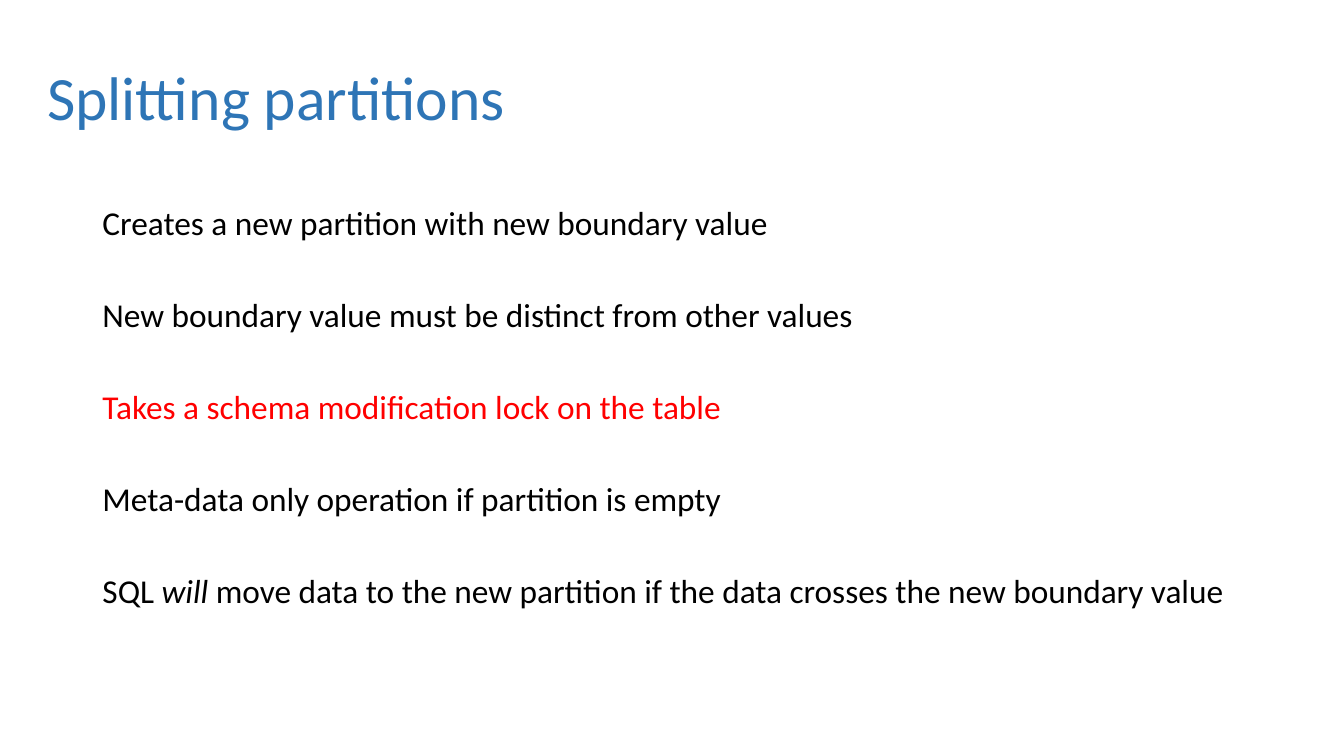
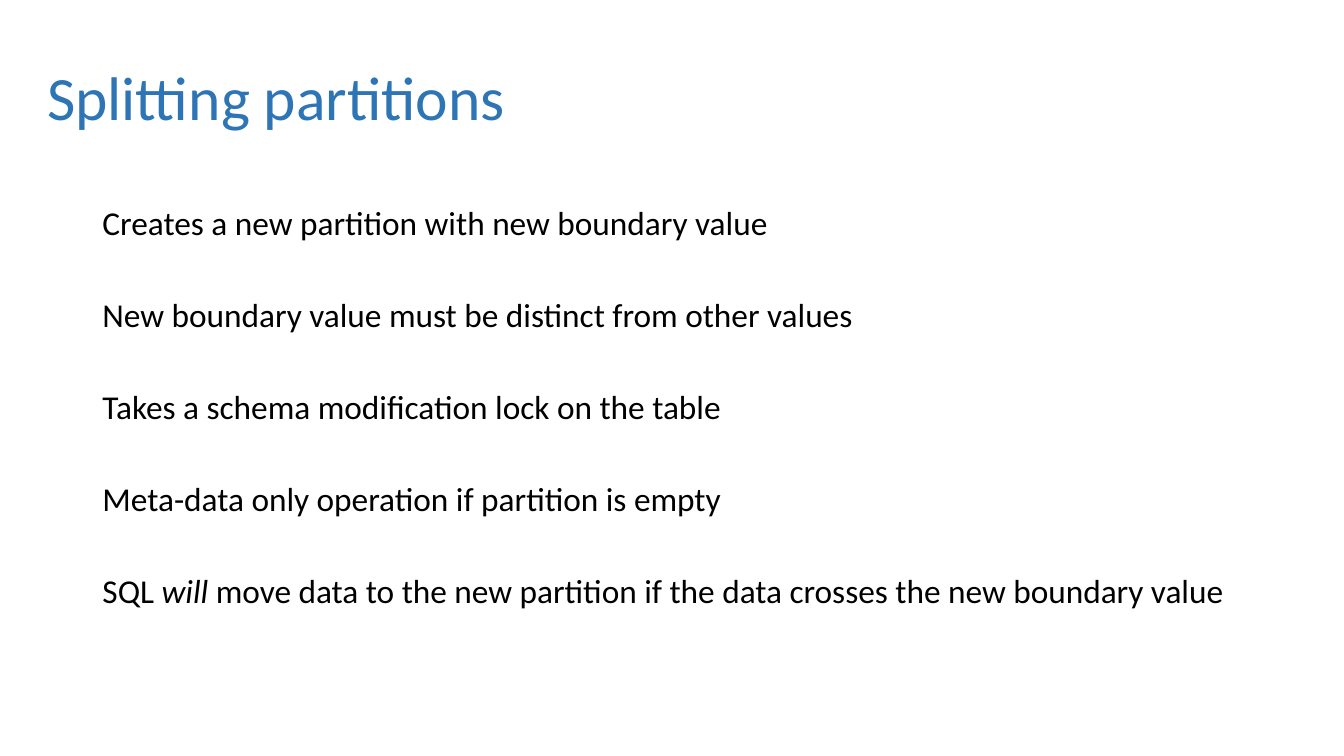
Before and after one commit to dbafromthecold/IntroToPartitioning, a slide deck: slide 23 of Intro to Partitioning.pptx (slide 21 before the commit). Drawn at 1344x756 pixels with LibreOffice and Linux fonts; fonts in the diff are those of the drawing; background and template pictures are left out. Boxes give left, top, right and bottom in pixels: in the first picture for what was removed or moved away, otherwise in the second. Text is boxed around its words. In the diff, an @@ line names an element or a change of style, - is before the commit and + after.

```diff
--- a/Intro to Partitioning.pptx
+++ b/Intro to Partitioning.pptx
@@ text at bbox=[102, 396, 720, 420]: text colour #FF0000 to #000000 in "Takes a schema modification lock on the ..." @@
```
Also in this commit, not shown: 9 other slides changed, 8 slides added, 1 slide removed, 5 other files.
